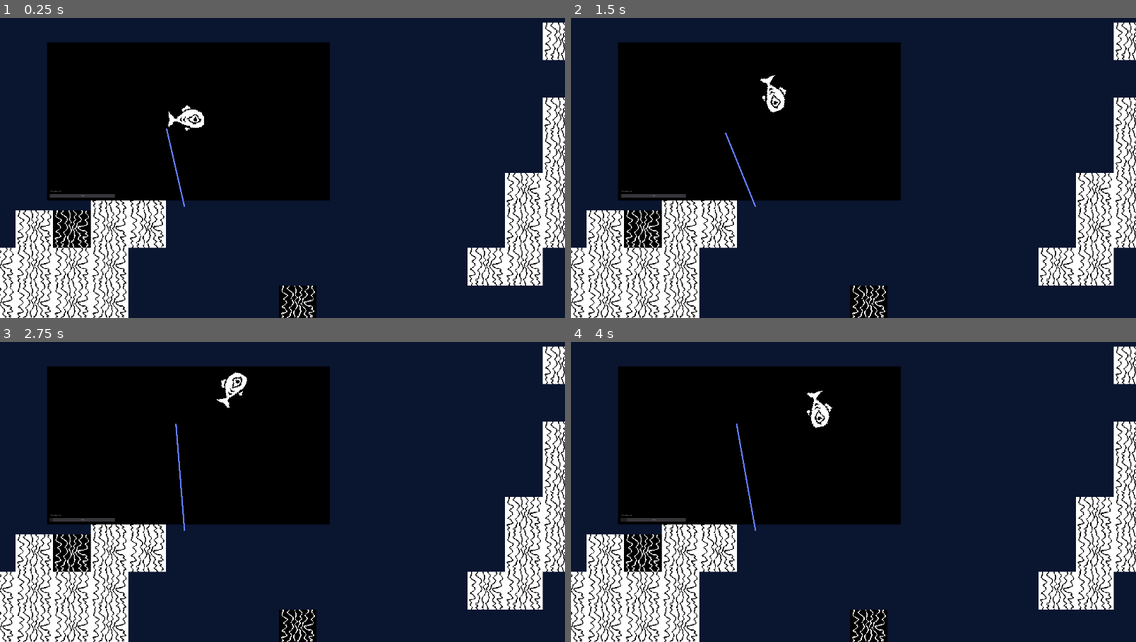
Above: before the commit, frames 1-4 (two rows, left to right).
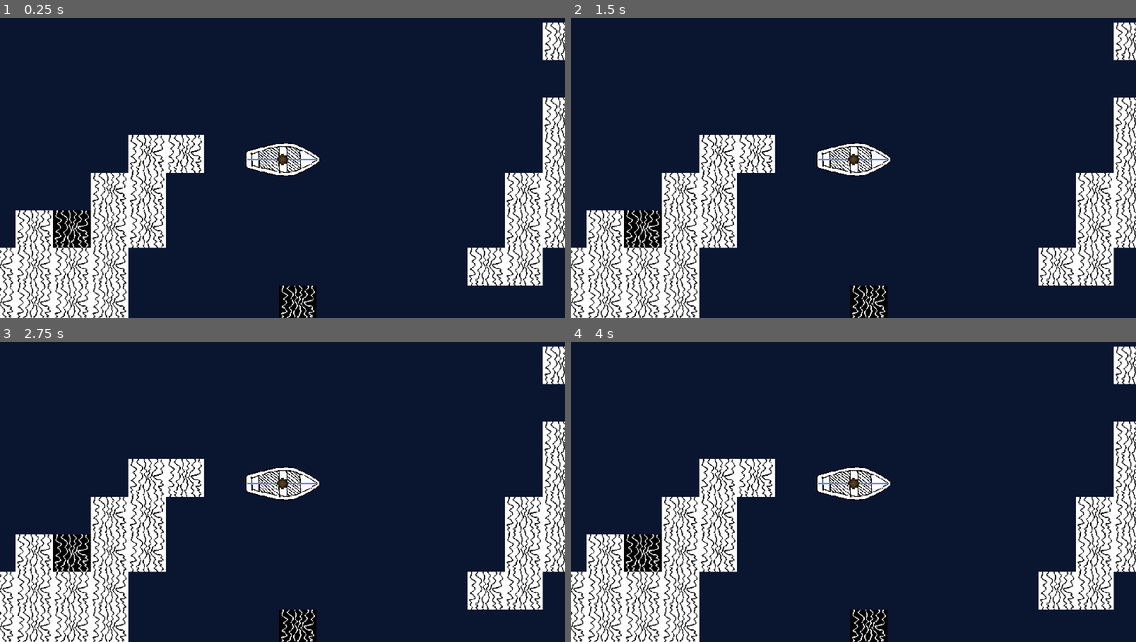
Above: after the commit, the same moments.

Repository: henryTschudy/AnglersDeep
Game: Godot game, scene res://scenes/overworld.tscn
Two runs of this game, one before a commit and one after it. Both use one fixed random seed, a clock stepped at 60 frames per second and the inputs below.
Inputs (mouse positions are in pixels of both pictures, inside the frame that each line leads up to):
- Up to frame 1 (0.25 s): no input
- Up to frame 2 (1.5 s): tap Enter at 0.5 s; drag from (853, 159) to (910, 90) at 0.52 s; drag from (740, 174) to (825, 222) at 1.27 s
- Up to frame 3 (2.75 s): move the mouse to (339, 414) at 2.02 s; hold D (move_right) from 2.03 s (still down); hold Space (move_stop) from 2.03 s (still down); click (339, 414) at 2.17 s
- Up to frame 4 (4 s): release D (move_right) at 2.75 s; release Space (move_stop) at 2.75 s; drag from (825, 546) to (684, 435) at 2.77 s; move the mouse to (1023, 531) at 3.52 s; hold A (move_left) from 3.53 s (still down); hold Space (move_stop) from 3.53 s (still down); click (1023, 531) at 3.67 s

The runs differ from the first frame. In frame 1, 26% of the frame differs, in the area x 8-59%, y 8-64%; in frame 2, 26%; in frame 3, 26%; in frame 4, 26%.

Commit message:
made reel scene pop up when projectile hits fish shadow, caused horrid bug
i had to switch the projectile back to using move_and_slide() because that allows me to detect its collisions (didn't want to rely on shadow fish collisions to do it), and move_and_slide() does not like the overworld scene or hitting the target properly :(

Diff:
--- a/scripts/fish_shadow.gd
+++ b/scripts/fish_shadow.gd
@@ -32,7 +32,7 @@
 	swim()
 
 func set_fish_type(given_string): #this function could call another function that gets info from a json and sets it
-	fish_type = given_string
+	set_meta("shadowfish", "given_string") #makes a metadata category called fish and sets its value to "shadowfish_generic"
 
 func get_fish_type():
 	return fish_type
--- a/scripts/fish_spawn.gd
+++ b/scripts/fish_spawn.gd
@@ -17,7 +17,7 @@
 
 func spawn_fish(coordinates):
 	var new_fish = ShadowFishy.new()
-	new_fish.set_fish_type("shadowfish")
+	new_fish.set_fish_type("generic_fish")
 	new_fish.position = coordinates
 
 	owner.add_child(new_fish)
--- a/scripts/reel_scene.gd
+++ b/scripts/reel_scene.gd
@@ -1,15 +1,18 @@
 extends Node2D
 
+onready var slingshot = get_node("../../../boat/cast_scene/Node2D/slingshot") #ticking time bomb
+#var slingshot = load("res://scripts/slingshot_handle.gd")
 var reel_scene = preload("res://scenes/reel_scene.tscn").instance()
 
 # Called when the node enters the scene tree for the first time.
 func _ready():
-	add_child(reel_scene)
-
-	#reel_scene.position = camera.position
-	reel_scene.scale = Vector2(0.25, 0.25)
+	slingshot.connect("shadow_fish_collision", self, "_on_shadow_fish_collision")
 
 # Called every frame. 'delta' is the elapsed time since the previous frame.
 #func _process(delta):
 #	var parent_rotation = get_parent().rotation
 #	set_rotation(-parent_rotation)
+
+func _on_shadow_fish_collision():
+	add_child(reel_scene)
+	reel_scene.scale = Vector2(0.25, 0.25)
--- a/scripts/slingshot_handle.gd
+++ b/scripts/slingshot_handle.gd
@@ -1,6 +1,8 @@
 #https://www.davidepesce.com/2019/10/14/godot-tutorial-5-1-dragging-player-with-mouse/
 
 extends KinematicBody2D
+
+signal shadow_fish_collision
 
 var DRAG_SPEED = 20
 var RETURN_SPEED = 18
@@ -11,7 +13,7 @@
 
 var being_dragged = false
 var movement = Vector2(0,0)
-var projectile_movement = Vector2(0,0)
+#var projectile_movement = Vector2(0,0)
 var projectile_target_position = Vector2(0,0)
 var base_position #initial position of the projectile, target, and slingshot sprite
 var last_vector = Vector2(0,0)
@@ -40,6 +42,7 @@
 	if event is InputEventMouseButton:
 		if event.button_index == BUTTON_LEFT:
 			being_dragged = event.pressed
+			emit_signal("shadow_fish_collision")
 
 func _physics_process(_delta):
 	if being_dragged:
@@ -71,7 +74,7 @@
 		if (changed_direction && !projectile.visible):
 			projectile.visible = true
 			projectile_target_position = target.position
-			projectile_movement = (target.position - base_position)/PROJECTILE_SPEED_DIVISOR
+			#projectile_movement = (target.position - base_position)/PROJECTILE_SPEED_DIVISOR
 			print("butt") #DO NOT DELETE, or do, IDC
 		last_vector = direction
 		movement = RETURN_SPEED*(direction + momentum)
@@ -85,9 +88,15 @@
 
 	#Move the projectile when it's visible
 	if projectile.visible:
-		projectile.position =  lerp(projectile.position, base_position + projectile_target_position, PROJECTILE_WEIGHT)
+		#projectile.position =  lerp(projectile.position, base_position + projectile_target_position, PROJECTILE_WEIGHT)
+		projectile.move_and_slide((projectile_target_position - projectile.position)/PROJECTILE_WEIGHT) #FIX THIS
 		#projectile_movement = lerp(projectile_movement, Vector2.ZERO, PROJECTILE_DRAG) #slow down projectile over time
 		#projectile.move_and_slide(projectile_movement)
+		var last_collision = projectile.get_last_slide_collision()
+		if last_collision != null && last_collision.get_collider().has_meta("shadowfish"):
+			#print("yeeeeeeeeeeeeeeeeeee")
+			emit_signal("shadow_fish_collision")
+
 
 	# debug
 	#print(cord.points)
